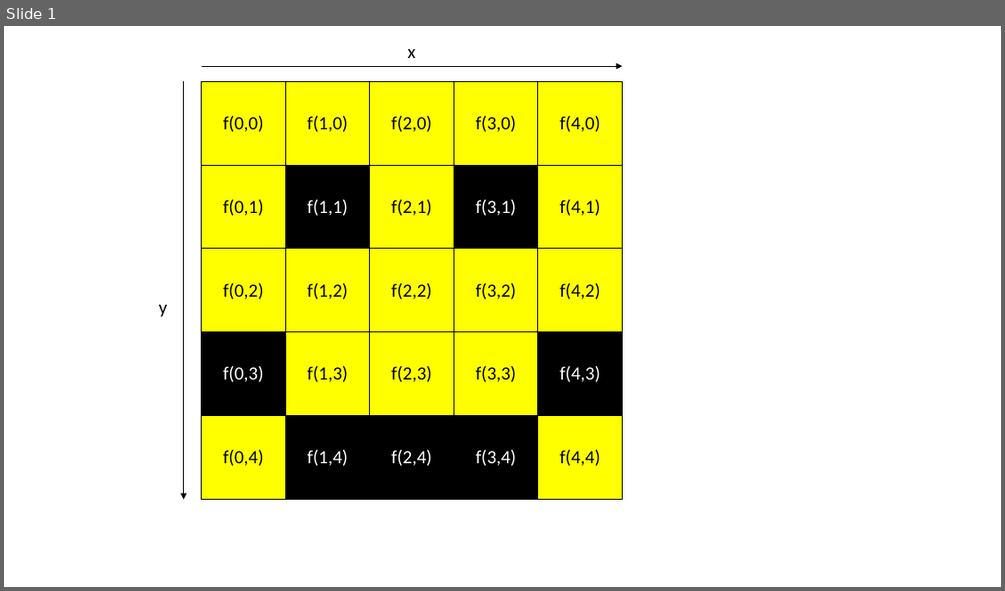
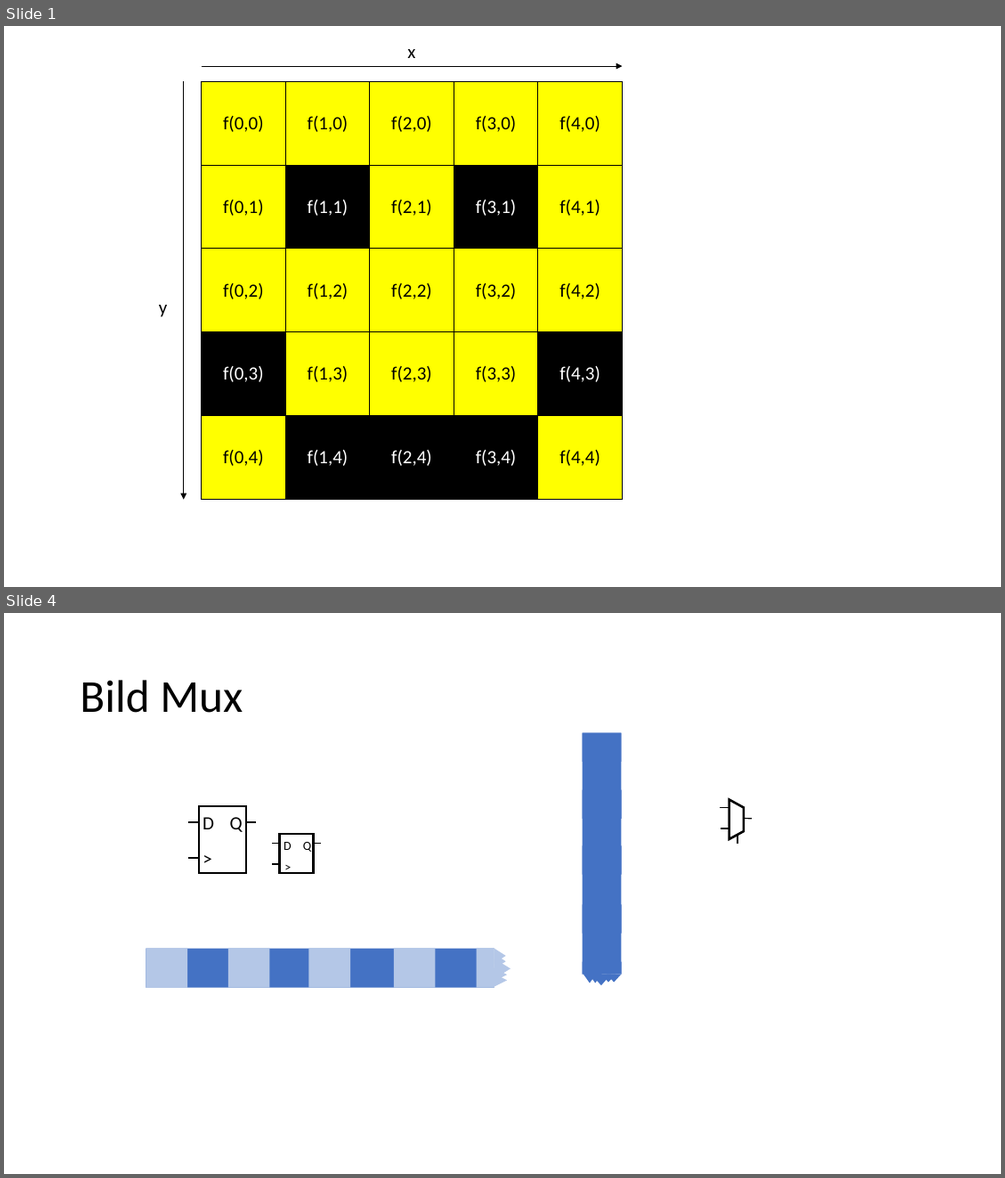
Before and after one commit to Chriss95De/Bachelors-Thesis-VHDL-Pattern-Detection, a slide deck: Dokumentation/Stand Oster/Grafiken.pptx. Shown one above the other, each under a label of ours: slide 1 before the commit, slides 1 and 4 after it; the slides between them are not shown. The pictures are 1005x591 and 1005x1178 pixels, drawn with LibreOffice and Linux fonts; fonts in the diff are those of the drawing. Boxes give left, top, right and bottom in pixels: in the first picture for what was removed or moved away, otherwise in the second. Text is boxed around its words. In the diff, an @@ line names an element or a change of style, - is before the commit and + after.

```diff
--- a/Dokumentation/Stand Oster/Grafiken.pptx
+++ b/Dokumentation/Stand Oster/Grafiken.pptx
@@ slide 4 added at (4, 613, 1001, 1174), background #FFFFFF @@
@@ title added at (80, 680, 243, 713), 44 pt, text #000000 @@
+Bild Mux
@@ group added at (720, 799, 752, 844): 4 lines, 1 flow chart manual operation @@
@@ line added from (273, 844) to (280, 844), #000000 1 pt @@
@@ rectangle added at (280, 834, 314, 873), fill #FFFFFF, outline #000000 2.25 pt @@
@@ text added at (283, 842, 291, 850), 12 pt, text #000000 @@
+D
@@ text added at (303, 842, 311, 852), 12 pt, text #000000 @@
+Q
@@ line added from (314, 844) to (321, 844), #000000 1 pt @@
@@ group added at (189, 806, 257, 873): 3 texts, 3 lines, 1 rectangle @@
+>
+D
+Q
@@ line added from (273, 864) to (280, 864), #000000 1 pt @@
@@ text added at (278, 855, 294, 868), 12 pt, text #000000 @@
+>
@@ group added at (575, 732, 626, 1013): 7 rectangles, 5 triangles @@
@@ group added at (146, 943, 550, 995): 7 rectangles, 5 triangles @@
```
Also in this commit, not shown: 6 other slides added, 14 other files.
